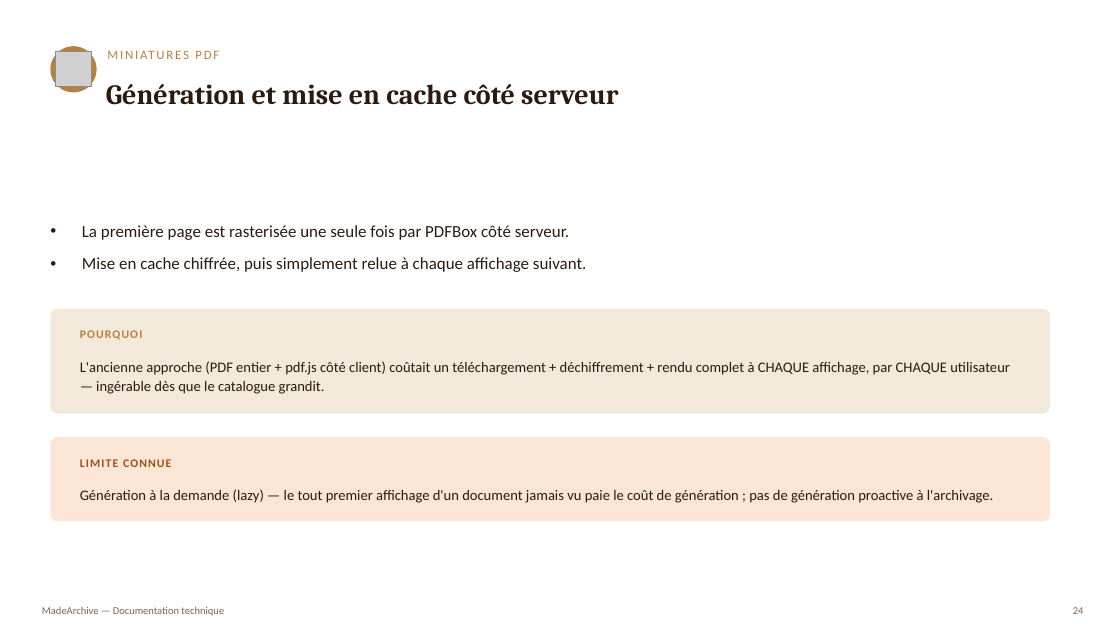
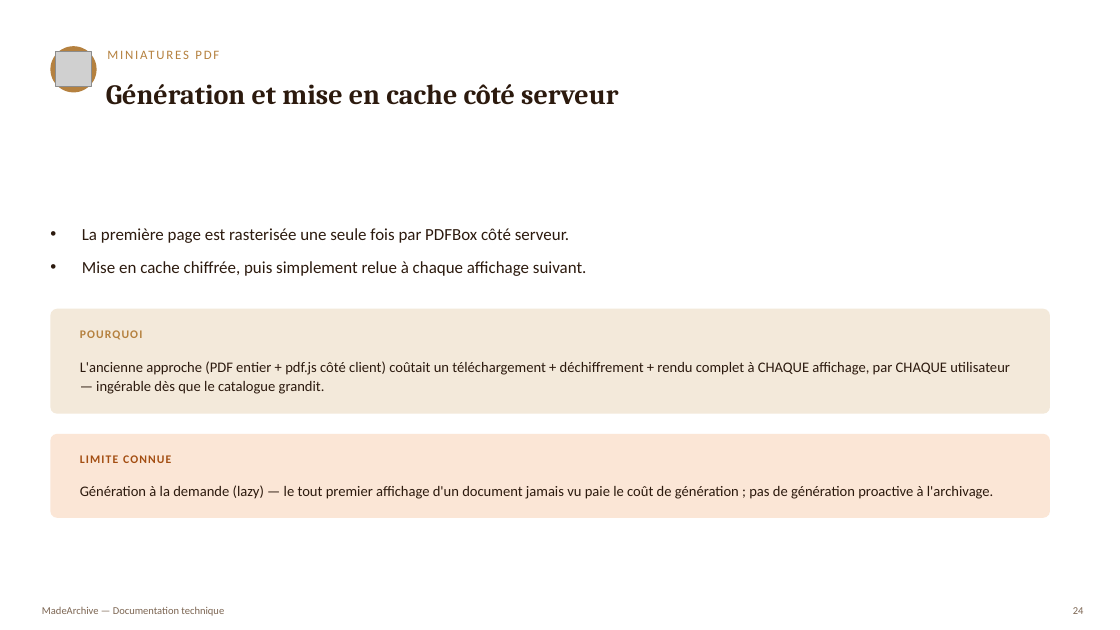
Before and after one commit to Lloyd-koutele/MadeArchive, a slide deck: slide 24 of docs/documentation-application.pptx. Drawn at 1120x630 pixels with LibreOffice and Linux fonts; fonts in the diff are those of the drawing; grey boxes stand for pictures. Boxes give left, top, right and bottom in pixels: in the first picture for what was removed or moved away, otherwise in the second. Text is boxed around its words. In the diff, an @@ line names an element or a change of style, - is before the commit and + after.

```diff
--- a/docs/documentation-application.pptx
+++ b/docs/documentation-application.pptx
@@ text "La première page est rasterisée ..." moved from (x1=82, y1=225, x2=587, y2=272) to (x1=82, y1=228, x2=587, y2=276) @@
@@ 2 texts, 1 rounded rectangle moved together from (x1=50, y1=438, x2=1050, y2=522) to (x1=50, y1=434, x2=1050, y2=518) @@
```
Also in this commit, not shown: 13 other slides changed, 6 slides added, 1 other file.
